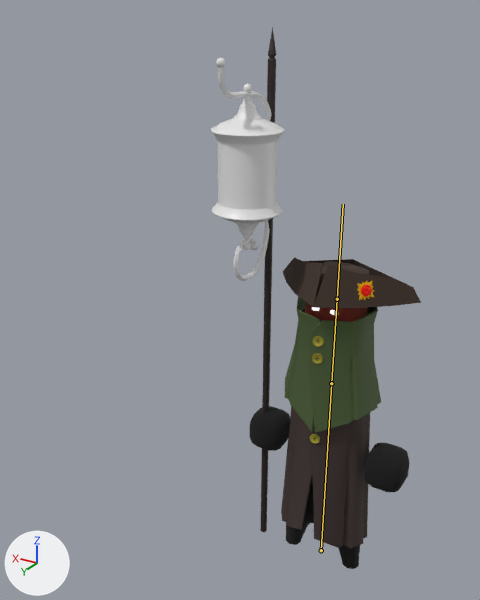
A saved change to the FBX model Assets/Models/Lamplighter.fbx.
The view is the same before and after, from a 50 mm camera at (-1.16, 2.89, 2.95) aimed at (0.24, 0.55, 1.78). The axes (+X, +Y, +Z) are drawn at lower left. The lights are the same throughout. The bones that bend it are drawn over the model as lines.

Names of what the first picture shows: 'Body MESH', 'Eyes', 'Hands', 'Hat', 'Head', 'Lamppole', 'Overcoat', 'Star', 'Undercoat', 'Wall lantern'.
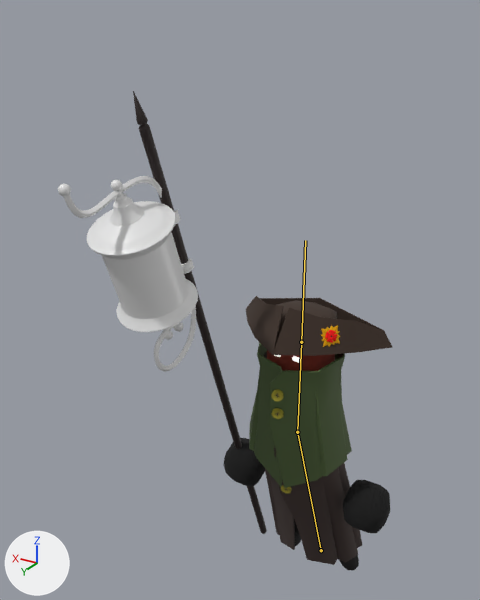
The newer file adds an action. The first version stands in its rest pose; the second is drawn at frame 1 of the action 'Armature|ArmatureAction'.

What differs and where, as boxes [x1, y1, x2, y2] in the pictures (480 x 600 px):
'Wall lantern', posed (86% wider, 12% shorter): before [210, 58, 285, 281]; after [58, 176, 198, 372]
'Overcoat', posed (7% wider, 7% taller): before [285, 297, 381, 433]; after [249, 342, 352, 488]
'Undercoat', posed (10% wider, 11% shorter): before [281, 309, 370, 548]; after [264, 352, 362, 565]
'Hat', posed (15% taller): before [283, 257, 421, 309]; after [246, 296, 392, 356]
'Hands', posed (10% taller): before [250, 406, 409, 492]; after [223, 438, 390, 533]
'Lamppole', posed (694% wider, 12% shorter): before [260, 27, 276, 532]; after [133, 91, 267, 534]
'Head', posed (10% wider): before [305, 302, 367, 322]; after [267, 350, 335, 371]
'Body MESH', posed: before [286, 476, 360, 569]; after [294, 519, 359, 570]
'Star', posed (10% taller): before [357, 281, 375, 301]; after [321, 325, 340, 347]
'Eyes', posed: before [312, 307, 338, 316]; after [274, 355, 301, 363]
bone 'Bone', root to tip: before (321, 550) to (331, 383); after (321, 550) to (297, 432)
bone 'Bone.001', root to tip: before (331, 383) to (337, 299); after (297, 432) to (301, 342)

The change in detail:
Bone 'Bone' (bone_bone) turns from (0, 0, 0) to (-20, 0, 0) degrees about its own x, y and z.
Bone 'Bone.001' (bone_bone_001) turns from (0, 0, 0) to (20, 0, 0) degrees about its own x, y and z.
